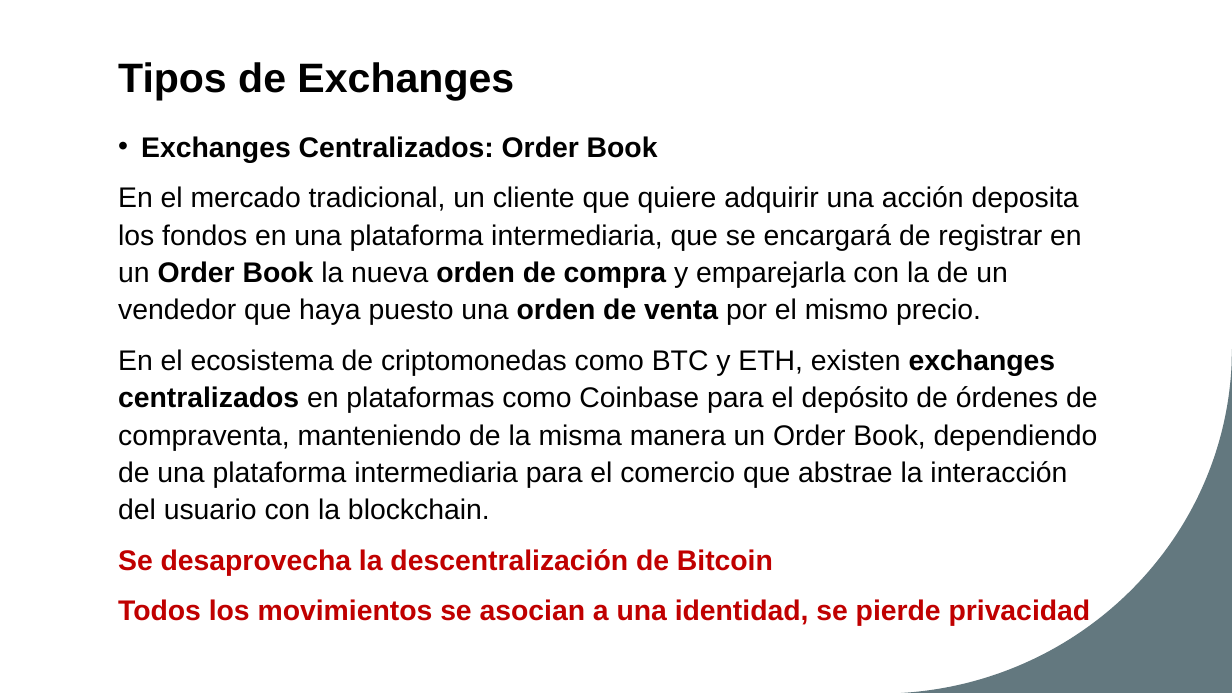
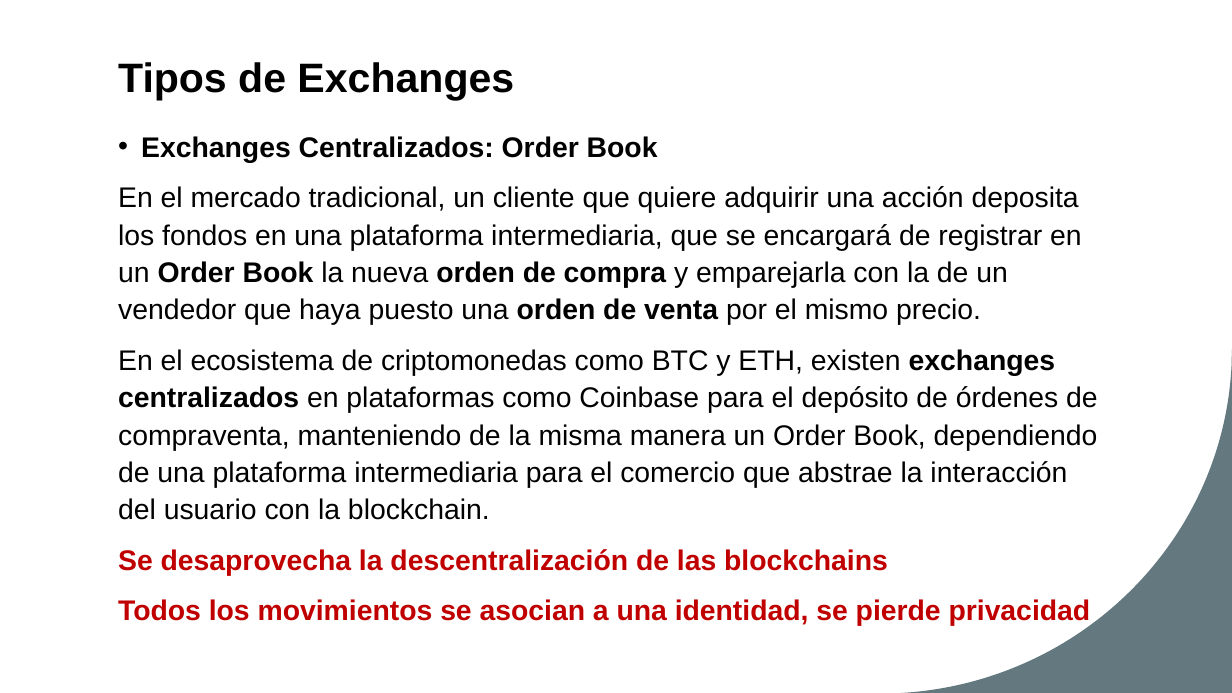
Before and after one commit to AbrilCC/GrupoAMM-Blockchain, a slide deck: slide 4 of Automated Market Makers.pptx. Drawn at 1232x693 pixels with LibreOffice and Linux fonts; fonts in the diff are those of the drawing. Boxes give left, top, right and bottom in pixels: in the first picture for what was removed or moved away, otherwise in the second. Text is boxed around its words. In the diff, an @@ line names an element or a change of style, - is before the commit and + after.

```diff
--- a/Automated Market Makers.pptx
+++ b/Automated Market Makers.pptx
@@ text at [118,549,888,576]: text changed @@
-Se desaprovecha la descentralización de Bitcoin
+Se desaprovecha la descentralización de las blockchains
```
Also in this commit, not shown: 2 other slides changed, 2 slides added, 1 other file.
